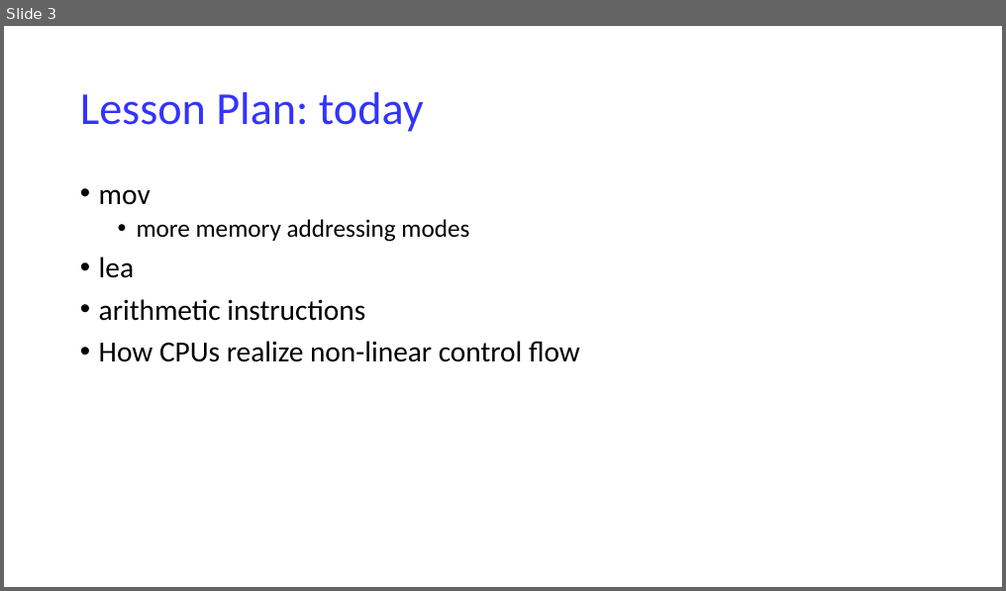
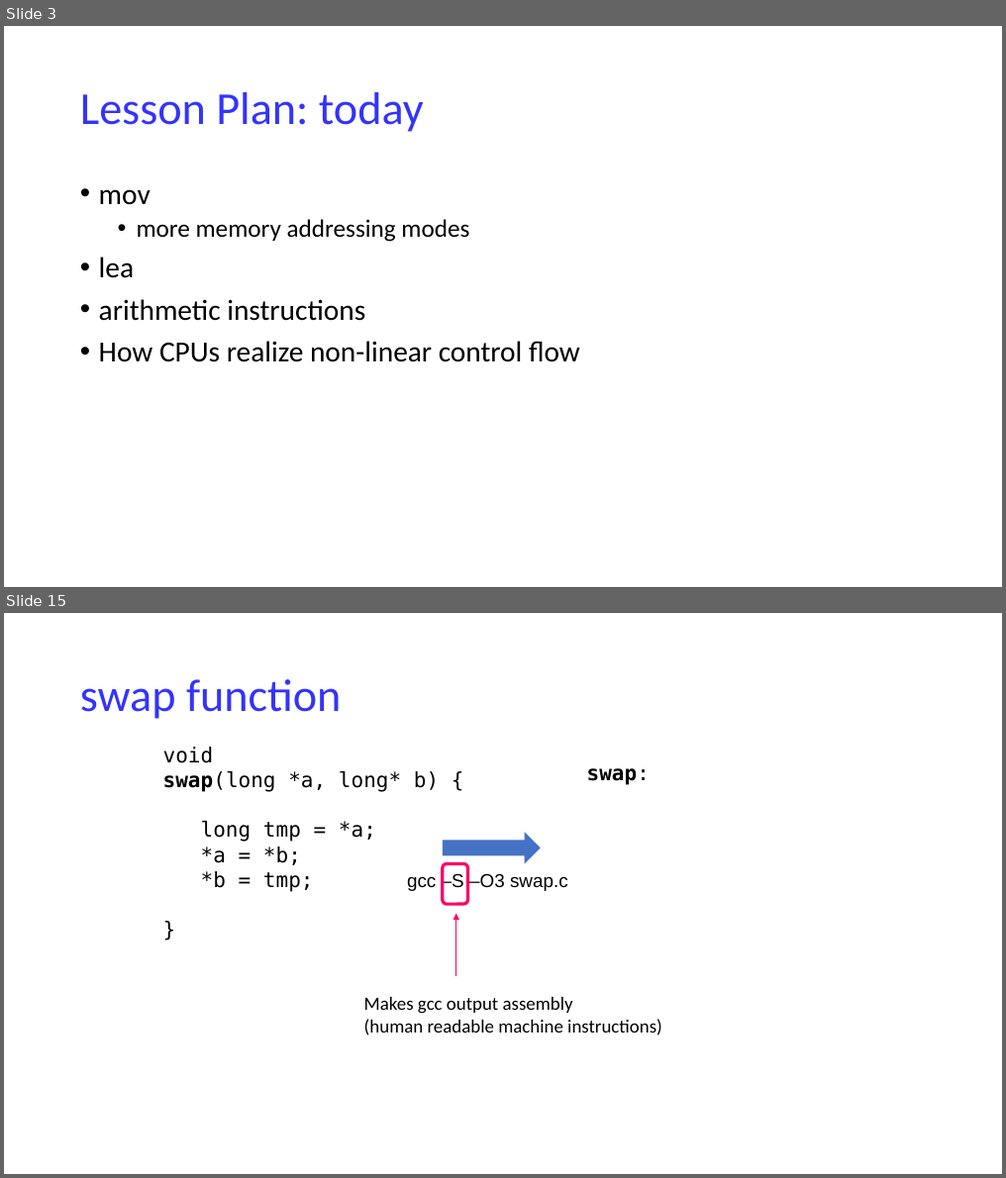
Before and after one commit to NYU-CSO/nyu-cso.github.io, a slide deck: notes/07-Machine_Basics_cont.pptx. Shown one above the other, each under a label of ours: slide 3 before the commit, slides 3 and 15 after it; the slides between them are not shown. The pictures are 1006x591 and 1006x1178 pixels, drawn with LibreOffice and Linux fonts; fonts in the diff are those of the drawing. Boxes give left, top, right and bottom in pixels: in the first picture for what was removed or moved away, otherwise in the second. Text is boxed around its words. In the diff, an @@ line names an element or a change of style, - is before the commit and + after.

```diff
--- a/notes/07-Machine_Basics_cont.pptx
+++ b/notes/07-Machine_Basics_cont.pptx
@@ slide 15 added at [4, 613, 1002, 1174], background #FFFFFF @@
@@ title added at [80, 679, 341, 719], 44 pt, text #3333FF @@
+swap function
@@ text added at [163, 747, 439, 892], 20 pt, text #000000 @@
+void
+swap(long *a, long* b) {
+long tmp = *a;
+*a = *b;
+*b = tmp;
+}
@@ text added at [587, 768, 649, 785], 20 pt, text #000000, bold @@
+swap:
@@ right arrow added at [443, 833, 541, 864], fill #4472C4 @@
@@ text added at [407, 872, 568, 891], 18 pt, text #000000 @@
+gcc –S –O3 swap.c
@@ rounded rectangle added at [443, 863, 468, 904], outline #FF0066 3 pt @@
@@ arrow added from (456, 977) to (456, 914), #FF0066 0.5 pt @@
@@ text added at [364, 997, 662, 1036], 18 pt, text #000000 @@
+Makes gcc output assembly
+(human readable machine instructions)
```
Also in this commit, not shown: 17 slides changed, 21 other slides added, 3 other files.
